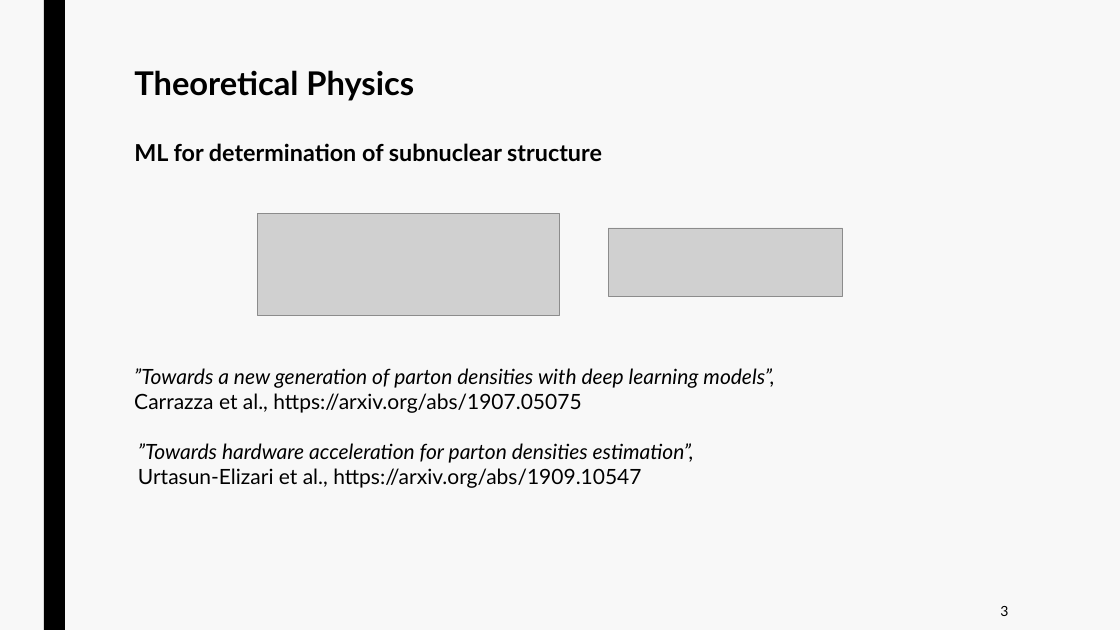
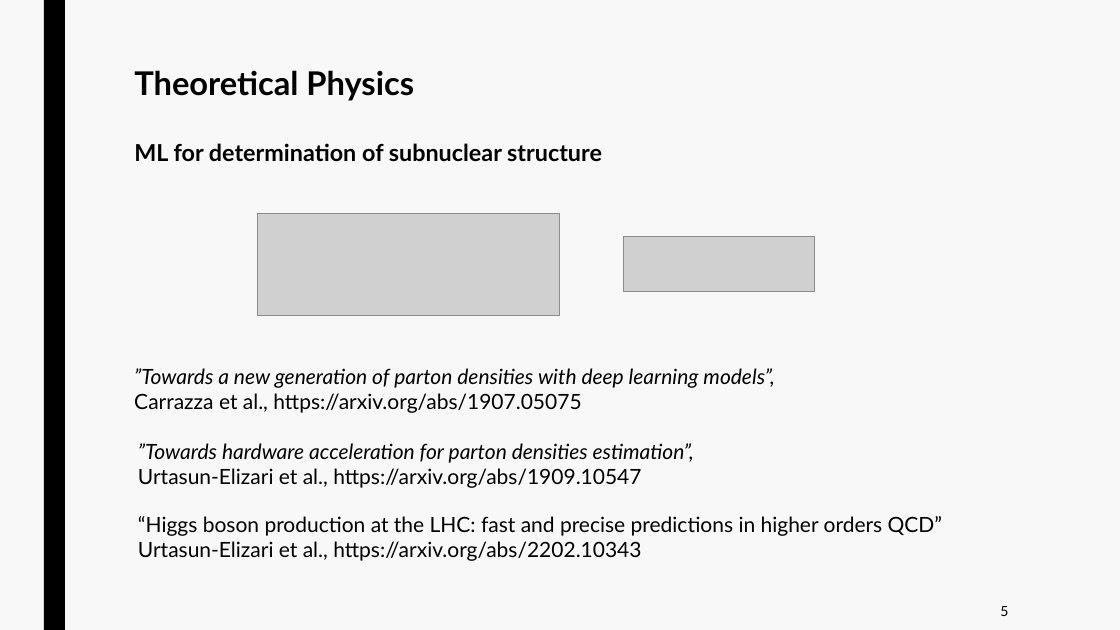
Before and after one commit to jurtasun/presentations, a slide deck: slide 6 of 202306_CRG_Postdoc/230623_GRG_Postdoc.ppt (slide 7 before the commit). Drawn at 1120x630 pixels with LibreOffice and Linux fonts; fonts in the diff are those of the drawing; grey boxes stand for pictures. Boxes give left, top, right and bottom in pixels: in the first picture for what was removed or moved away, otherwise in the second. Text is boxed around its words. In the diff, an @@ line names an element or a change of style, - is before the commit and + after.

```diff
--- a/202306_CRG_Postdoc/230623_GRG_Postdoc.ppt
+++ b/202306_CRG_Postdoc/230623_GRG_Postdoc.ppt
@@ picture: place and size @@
-picture at box(608, 228, 843, 296)
+picture at box(624, 237, 815, 292)
@@ text added at box(138, 516, 942, 561), 18 pt, text #000000 @@
+“Higgs boson production at the LHC: fast and precise predictions in higher orders QCD”
+Urtasun-Elizari et al., https://arxiv.org/abs/2202.10343
@@ text at box(1000, 606, 1008, 616): text changed @@
-3
+5
```
Also in this commit, not shown: 4 other slides changed, 2 slides removed, 2 other files.
